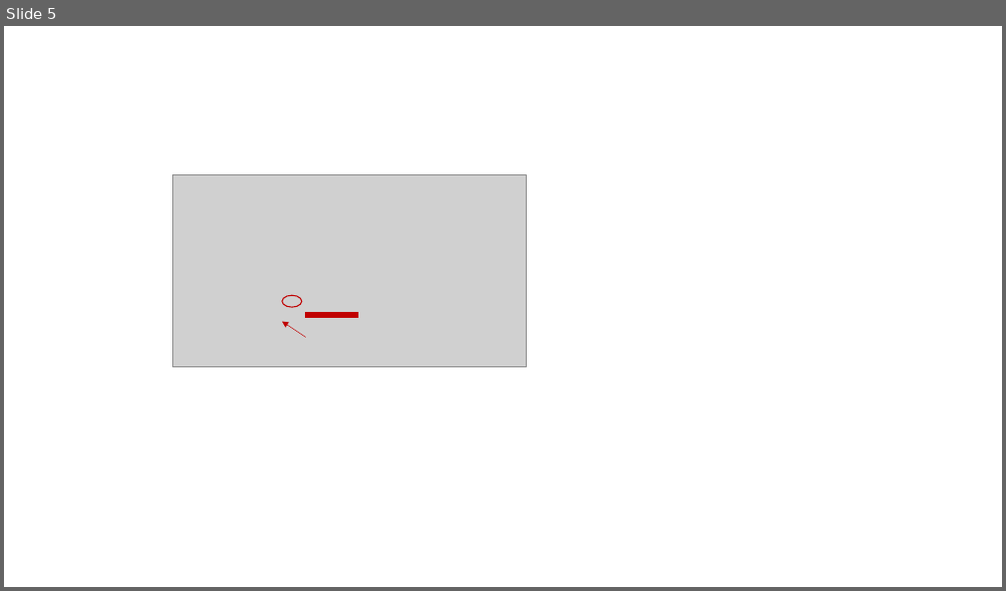
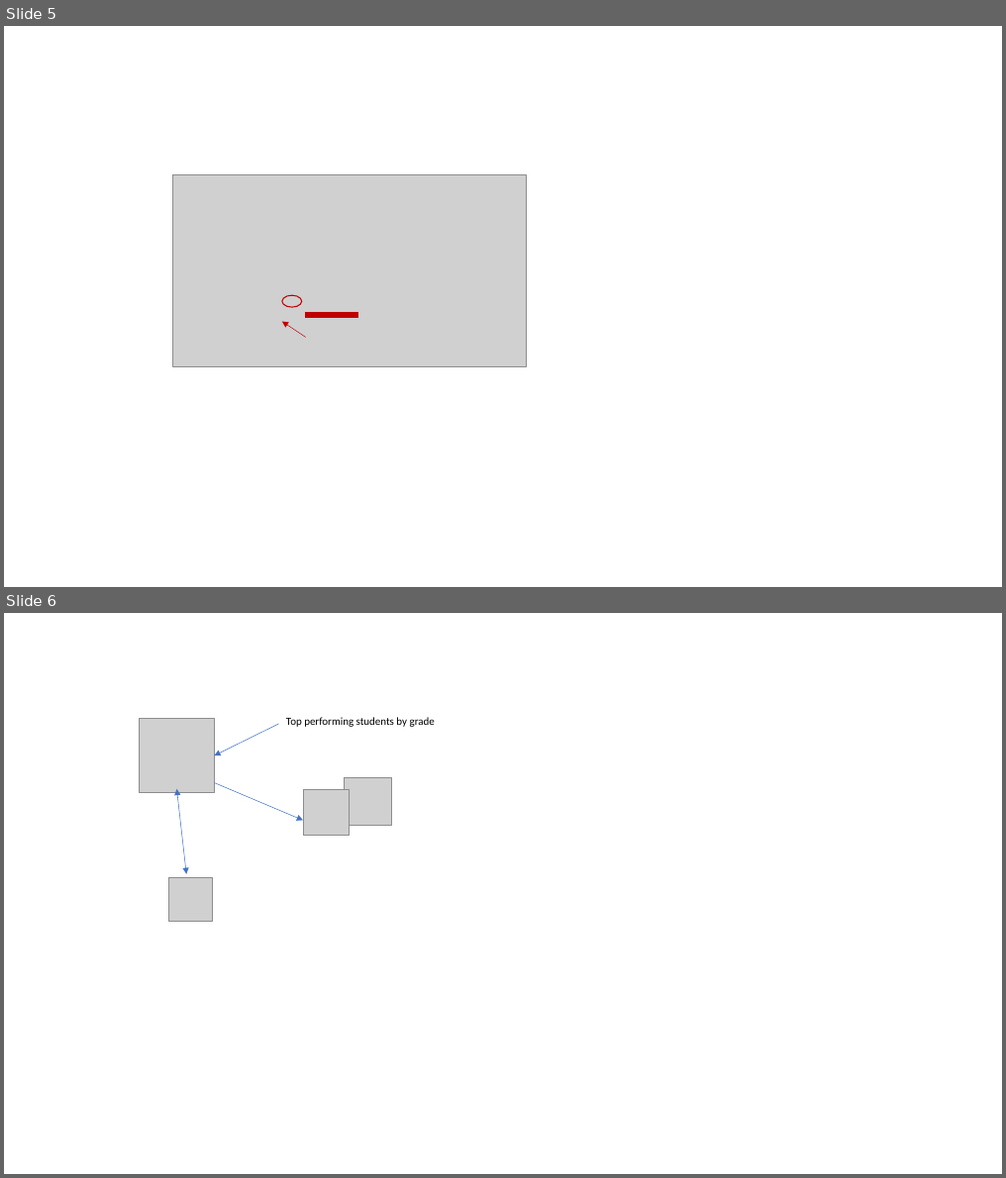
Before and after one commit to microsoft/OpenAIWorkshop, a slide deck: assets.pptx. Shown one above the other, each under a label of ours: slide 5 before the commit, slides 5 and 6 after it. The pictures are 1006x591 and 1006x1178 pixels, drawn with LibreOffice and Linux fonts; fonts in the diff are those of the drawing; grey boxes stand for pictures. Boxes give left, top, right and bottom in pixels: in the first picture for what was removed or moved away, otherwise in the second. Text is boxed around its words. In the diff, an @@ line names an element or a change of style, - is before the commit and + after.

```diff
--- a/assets.pptx
+++ b/assets.pptx
@@ slide 6 added at bbox=[4, 613, 1002, 1174], background #FFFFFF @@
@@ picture added at bbox=[140, 719, 214, 793] @@
@@ arrow added from (279, 724) to (214, 756), #4472C4 0.5 pt @@
@@ text added at bbox=[286, 717, 435, 727], 10.5 pt, text #000000 @@
+Top performing students by grade
@@ double arrow added from (187, 874) to (177, 789), #4472C4 0.5 pt @@
@@ arrow added from (214, 783) to (303, 820), #4472C4 0.5 pt @@
@@ picture added at bbox=[303, 789, 350, 836] @@
@@ picture added at bbox=[345, 777, 392, 826] @@
@@ picture added at bbox=[169, 878, 212, 921] @@
```
Also in this commit, not shown: 1 other slide added, 15 other files.
